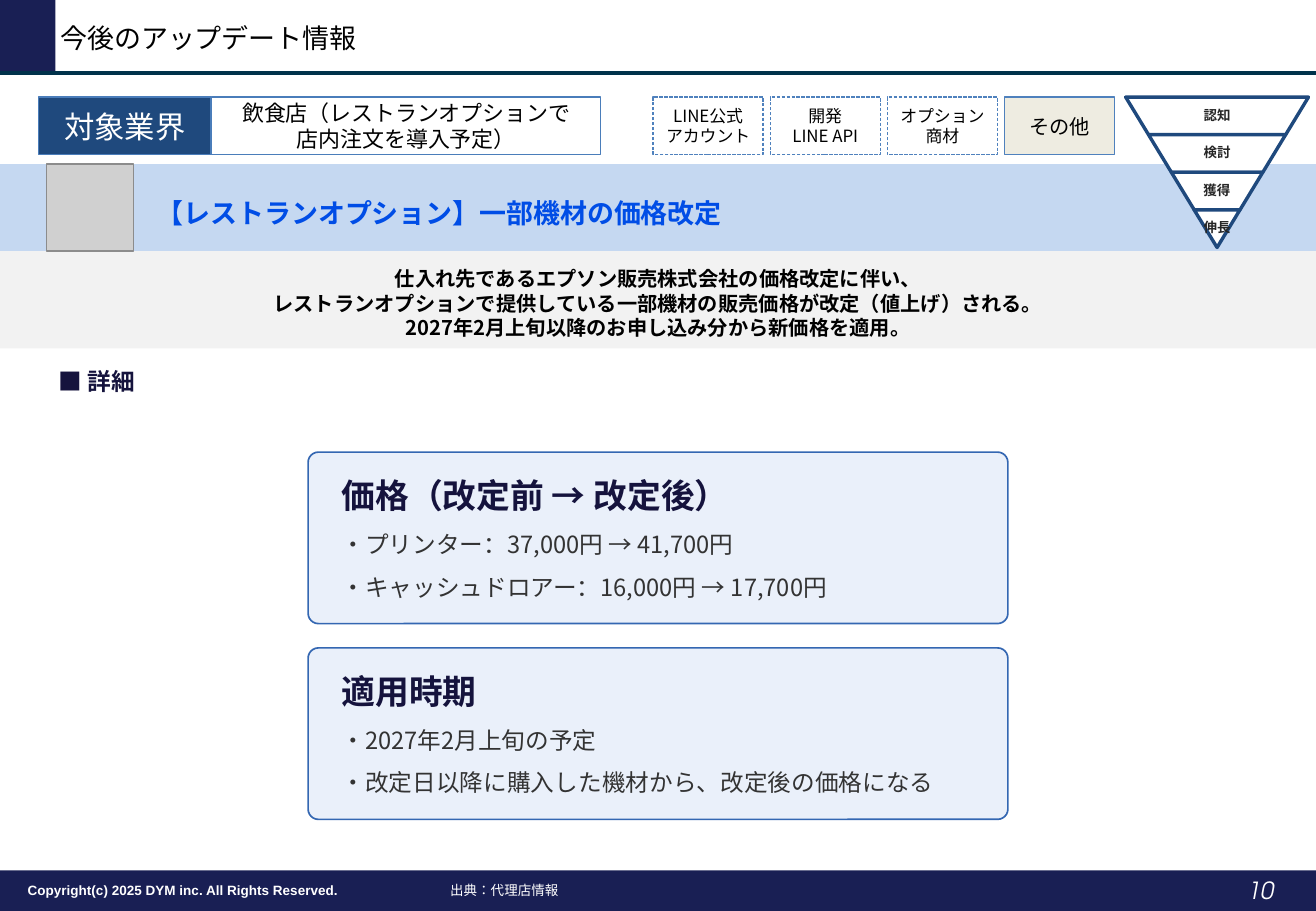
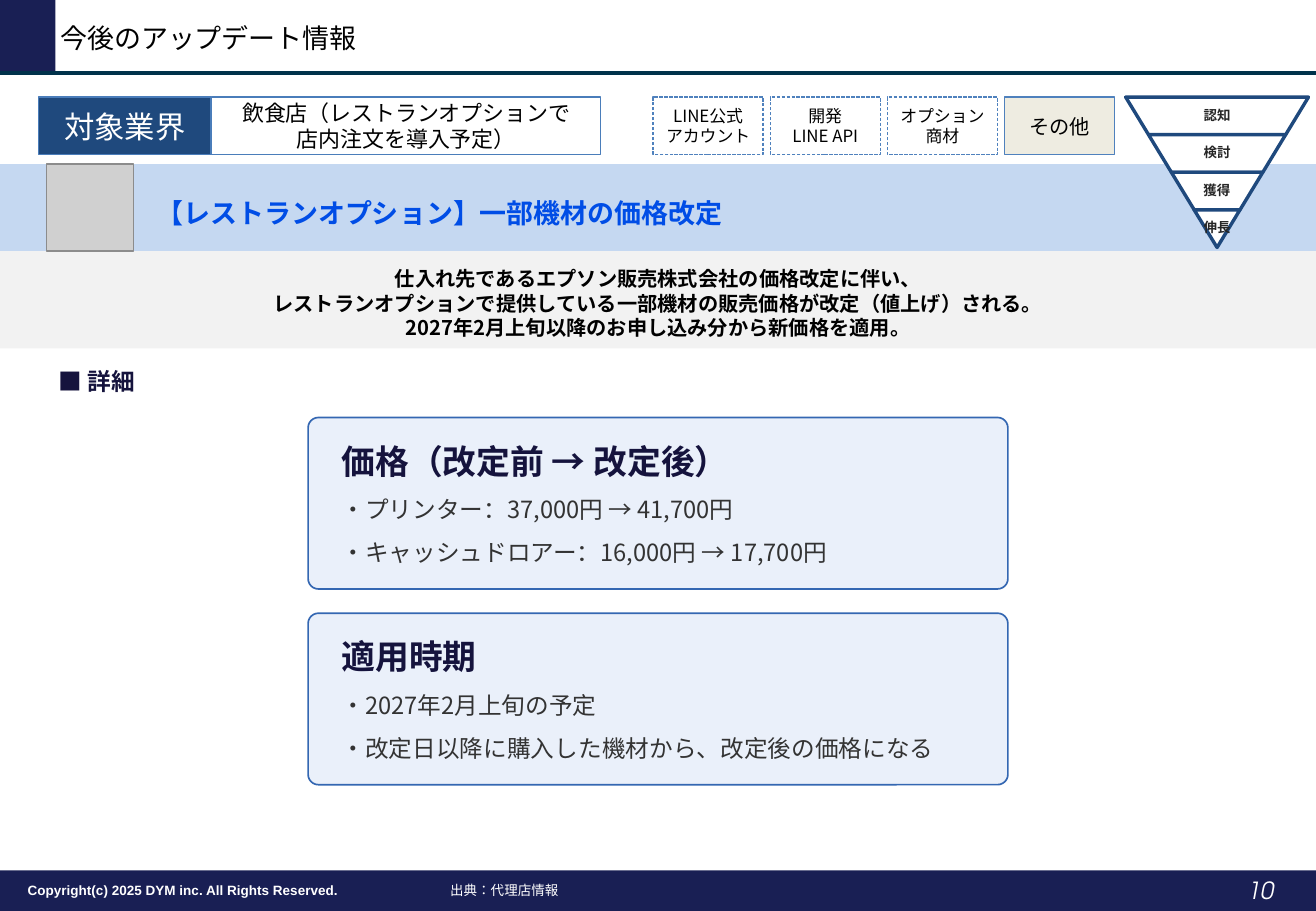
Before and after one commit to tonomura-r-dev/folder, a slide deck: slide 10 of LINEOA媒体最新情報_2026年10月トレンドレポート.pptx. Drawn at 1316x911 pixels with LibreOffice and Linux fonts; fonts in the diff are those of the drawing; grey boxes stand for pictures; background and template pictures are left out. Boxes give left, top, right and bottom in pixels: in the first picture for what was removed or moved away, otherwise in the second. Text is boxed around its words. In the diff, an @@ line names an element or a change of style, - is before the commit and + after.

```diff
--- a/LINEOA媒体最新情報_2026年10月トレンドレポート.pptx
+++ b/LINEOA媒体最新情報_2026年10月トレンドレポート.pptx
@@ rounded rectangle "価格（改定前 → 改定後）": place and size @@
-rounded rectangle "価格（改定前 → 改定後）" at bbox=[309, 452, 1009, 623]
+rounded rectangle "価格（改定前 → 改定後）" at bbox=[309, 418, 1009, 589]
@@ rounded rectangle "適用時期": place and size @@
-rounded rectangle "適用時期" at bbox=[309, 648, 1009, 819]
+rounded rectangle "適用時期" at bbox=[309, 614, 1009, 785]
```
Also in this commit, not shown: 8 other slides changed, 2 other files.
